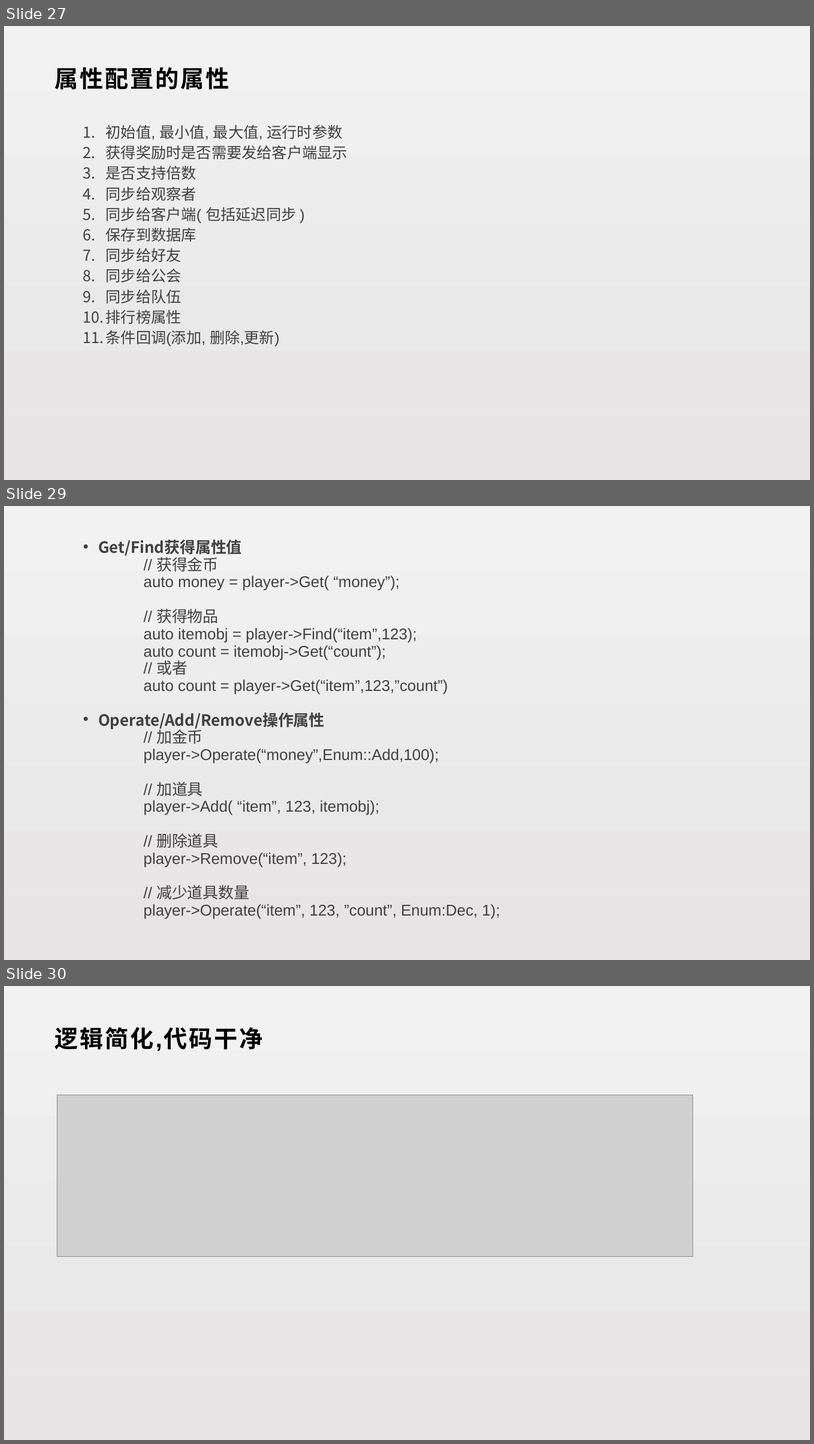
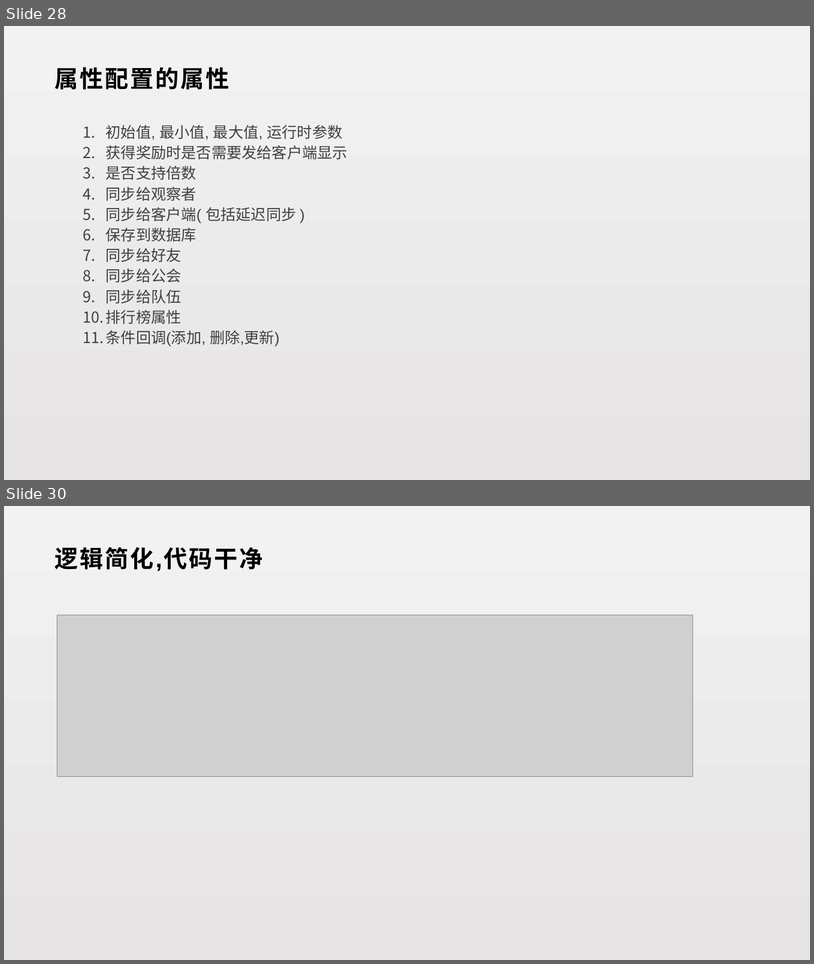
Before and after one commit to lori227/KFrame, a slide deck: _doc/KFrame.pptx. Shown one above the other, each under a label of ours: slides 27, 29 and 30 before the commit, slides 28 and 30 after it; the slides between them are not shown. The pictures are 814x1444 and 814x964 pixels, drawn with LibreOffice and Linux fonts; fonts in the diff are those of the drawing; grey boxes stand for pictures. Boxes give left, top, right and bottom in pixels: in the first picture for what was removed or moved away, otherwise in the second. Text is boxed around its words. In the diff, an @@ line names an element or a change of style, - is before the commit and + after.

```diff
--- a/_doc/KFrame.pptx
+++ b/_doc/KFrame.pptx
@@ slide 29 removed at [4, 506, 810, 960], background gradient #F2F2F2 to #E6E4E4 @@
@@ text removed at [98, 540, 500, 919] @@
-  • Get/Find获得属性值
-  // 获得金币
-  auto money = player->Get( “money”);
-  // 获得物品
-  auto itemobj = player->Find(“item”,123);
-  auto count = itemobj->Get(“count”);
-  // 或者
-  auto count = player->Get(“item”,123,”count”)
-  • Operate/Add/Remove操作属性
-  // 加金币
-  player->Operate(“money”,Enum::Add,100);
-  // 加道具
-  player->Add( “item”, 123, itemobj);
-  // 删除道具
-  player->Remove(“item”, 123);
-  // 减少道具数量
-  player->Operate(“item”, 123, ”count”, Enum:Dec, 1);
@@ what was slide 27 is now slide 28 @@
```
Also in this commit, not shown: 8 slides changed, 6 slides added, 1 other slide removed, 1 other file.
